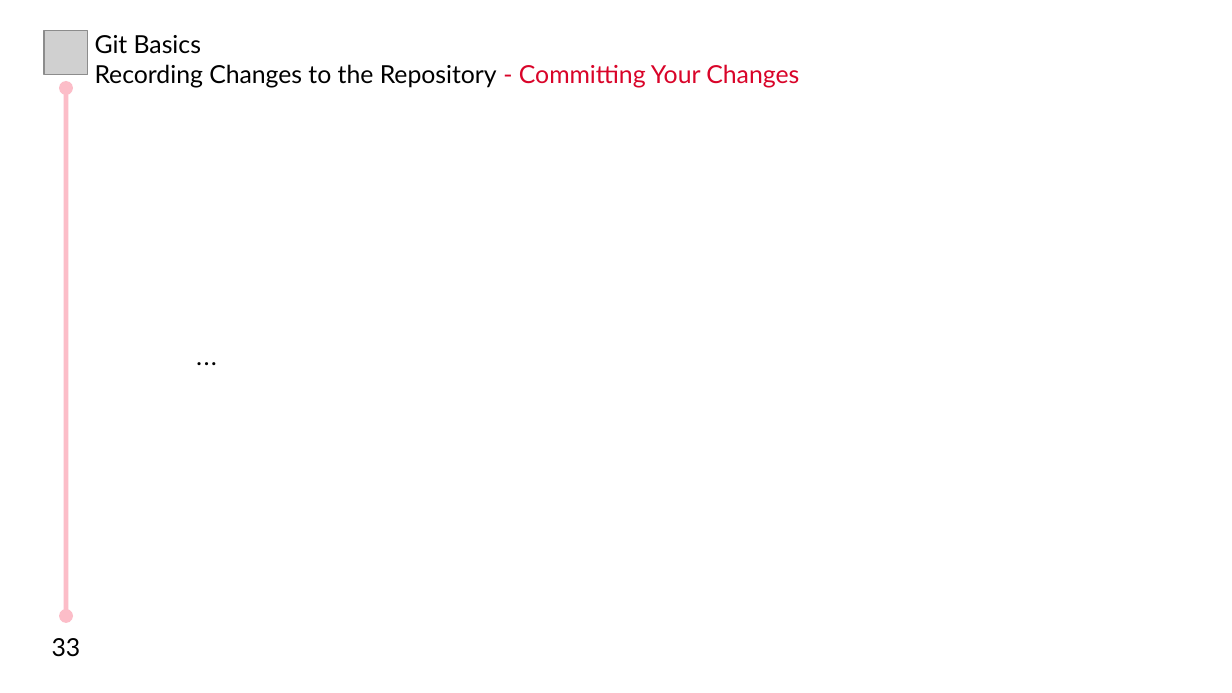
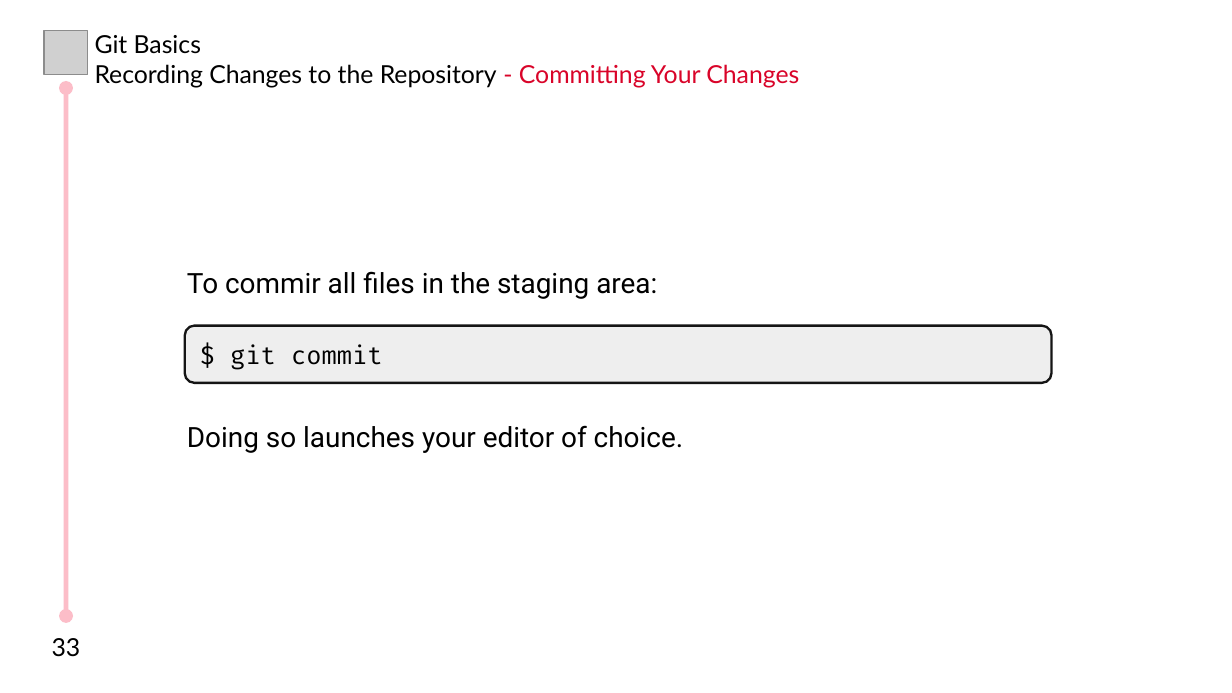
Before and after one commit to MHBahrampour/git-presentation-files, a slide deck: slide 33 of Chapter 2/Chapter 2.odp. Drawn at 1232x693 pixels with LibreOffice and Linux fonts; fonts in the diff are those of the drawing; grey boxes stand for pictures. Boxes give left, top, right and bottom in pixels: in the first picture for what was removed or moved away, otherwise in the second. Text is boxed around its words. In the diff, an @@ line names an element or a change of style, - is before the commit and + after.

```diff
--- a/Chapter 2/Chapter 2.odp
+++ b/Chapter 2/Chapter 2.odp
@@ text "To commir all files in ..." at (x1=187, y1=271, x2=683, y2=453): vertical alignment middle to top @@
@@ text at (x1=187, y1=271, x2=683, y2=453): text changed @@
-...
+To commir all files in the staging area:
+Doing so launches your editor of choice.
@@ rounded rectangle added at (x1=184, y1=325, x2=1052, y2=382), fill #EEEEEE, outline #151515 1.5 pt, 16 pt, text #000000 @@
+$ git commit
```
Also in this commit, not shown: 6 slides added.
